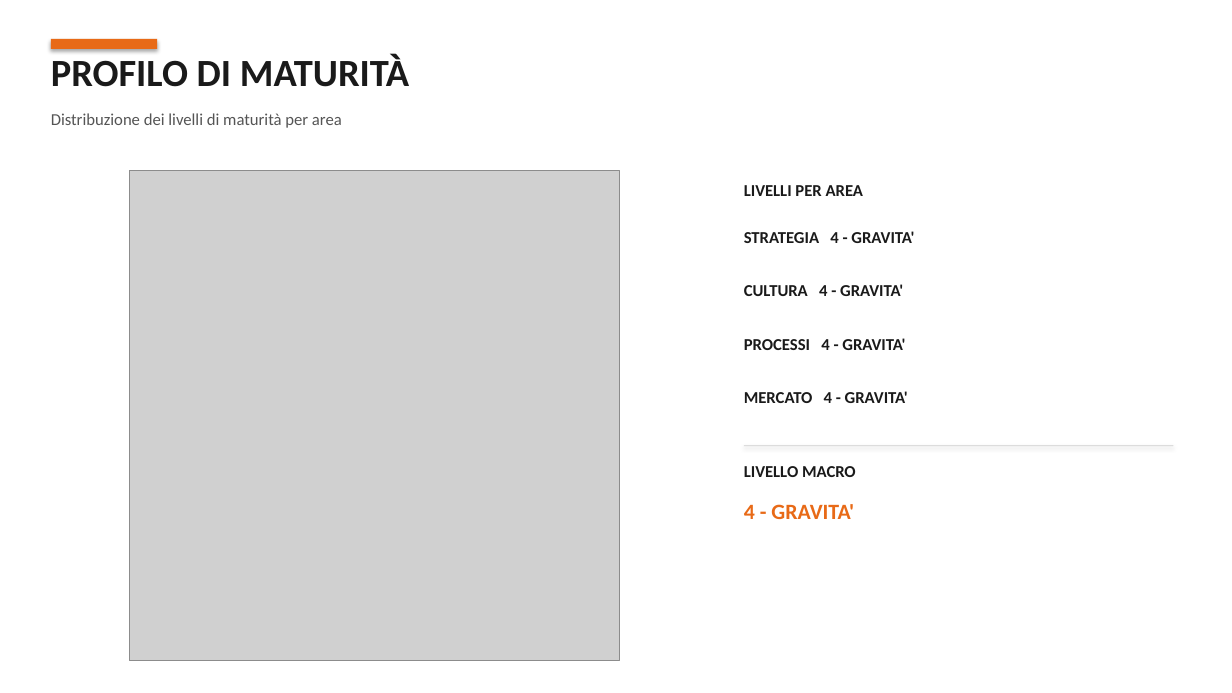
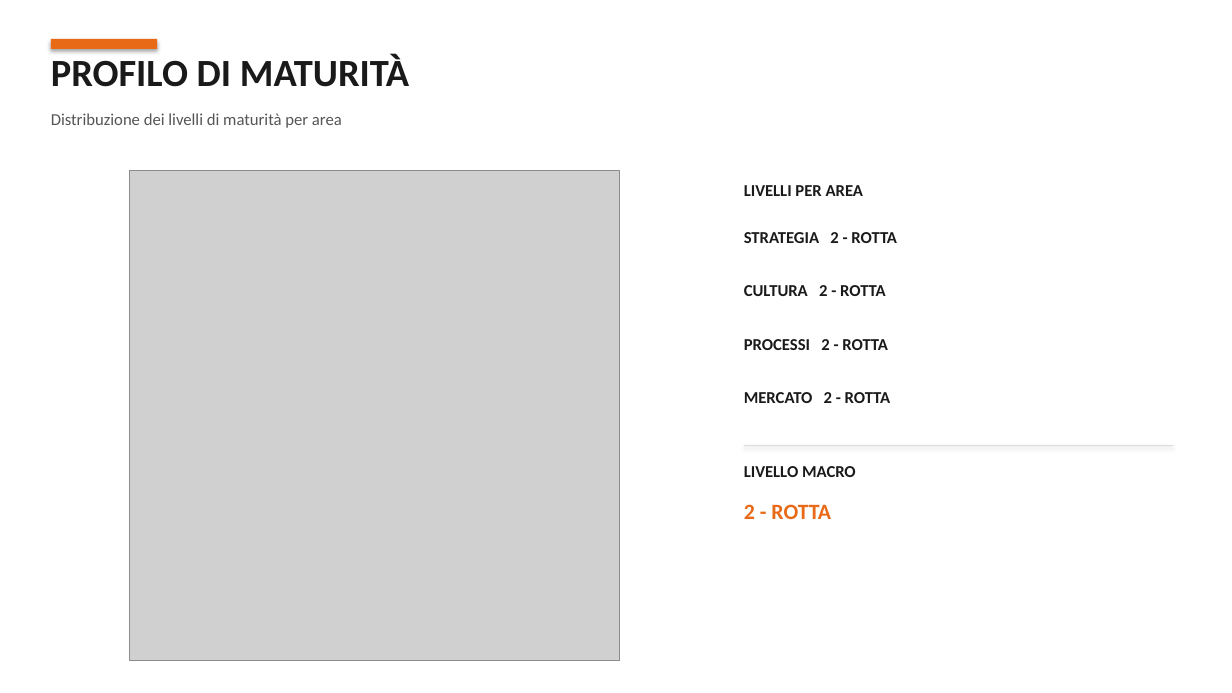
Before and after one commit to Frenz86/OsservatorioGalactica, a slide deck: slide 7 of template_esempio_compilato.pptx. Drawn at 1232x693 pixels with LibreOffice and Linux fonts; fonts in the diff are those of the drawing; grey boxes stand for pictures. Boxes give left, top, right and bottom in pixels: in the first picture for what was removed or moved away, otherwise in the second. Text is boxed around its words. In the diff, an @@ line names an element or a change of style, - is before the commit and + after.

```diff
--- a/template_esempio_compilato.pptx
+++ b/template_esempio_compilato.pptx
@@ text at box(744, 232, 897, 243): text changed @@
-STRATEGIA 4 - GRAVITA'
+STRATEGIA 2 - ROTTA
@@ text at box(744, 285, 886, 296): text changed @@
-CULTURA 4 - GRAVITA'
+CULTURA 2 - ROTTA
@@ text at box(744, 339, 888, 350): text changed @@
-PROCESSI 4 - GRAVITA'
+PROCESSI 2 - ROTTA
@@ text at box(744, 392, 891, 403): text changed @@
-MERCATO 4 - GRAVITA'
+MERCATO 2 - ROTTA
@@ text at box(744, 504, 831, 519): text changed @@
-4 - GRAVITA'
+2 - ROTTA
```
Also in this commit, not shown: 4 other slides changed, 1 slide added, 1 slide removed, 4 other files.
